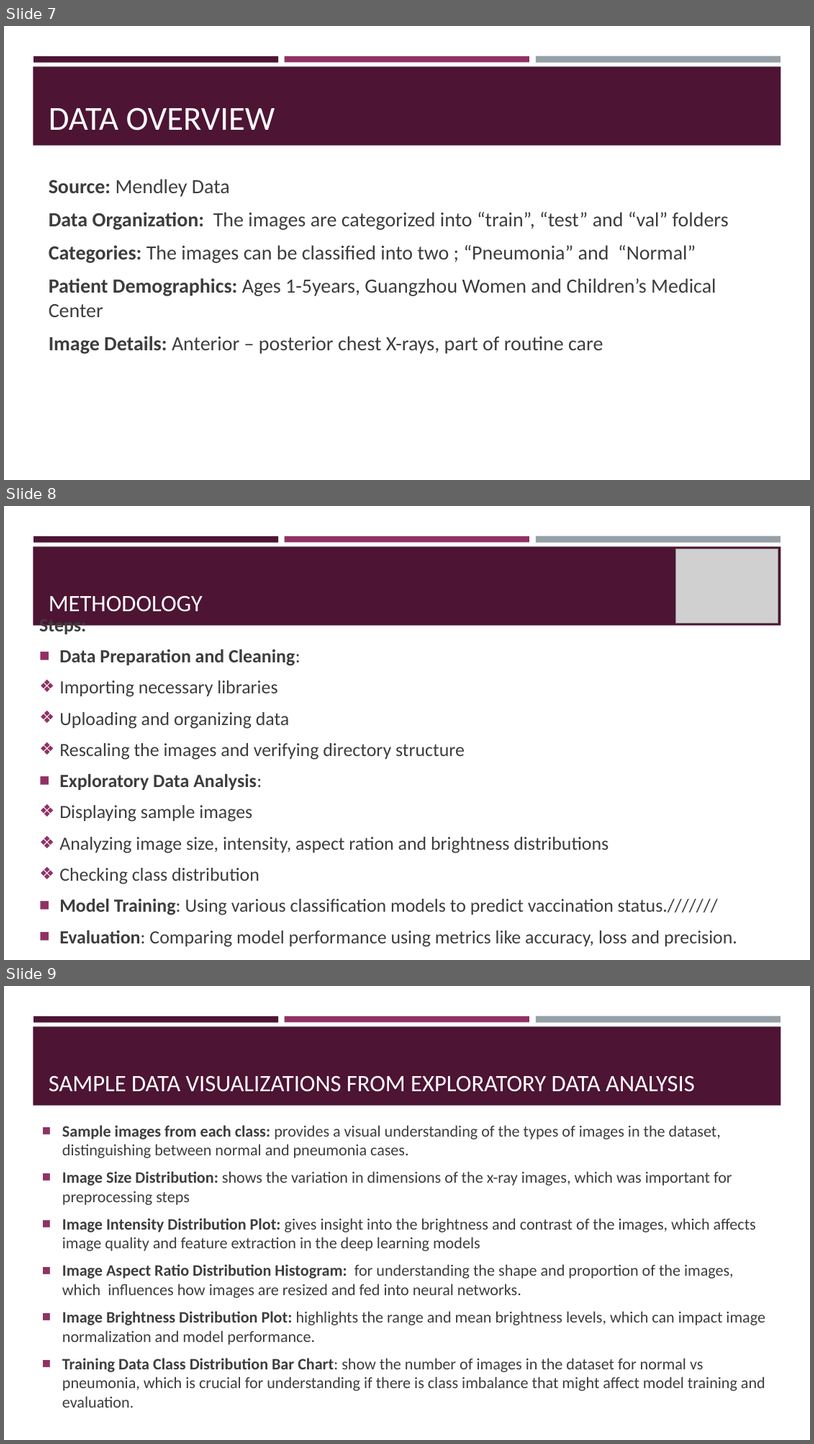
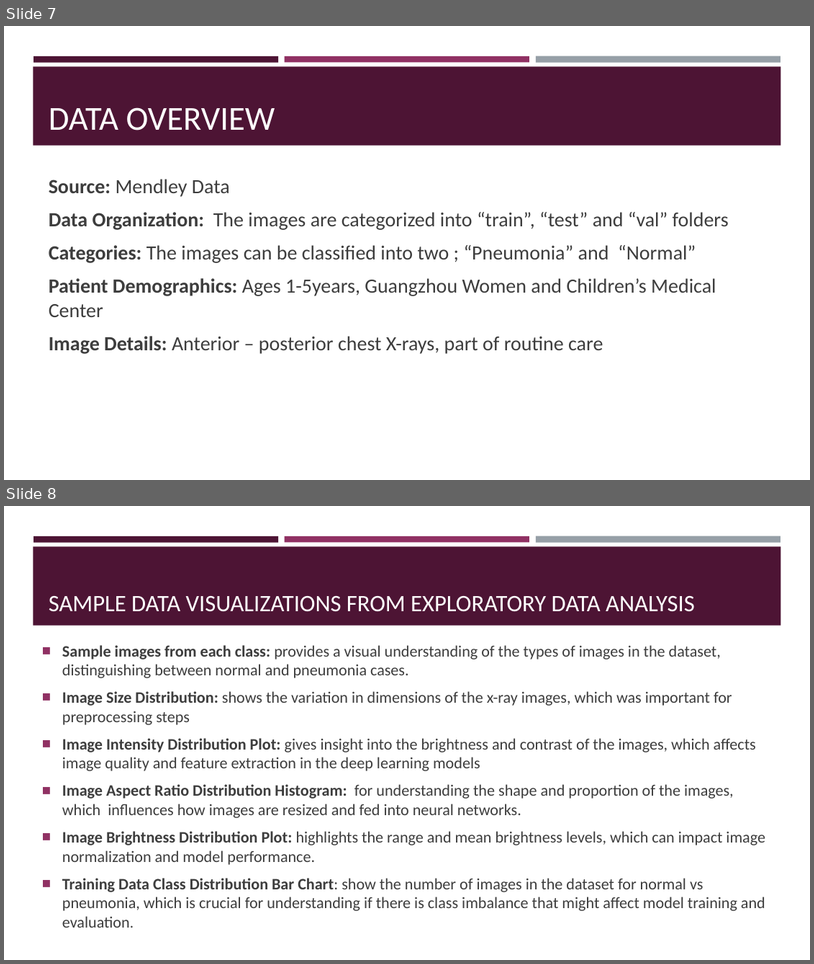
Before and after one commit to itsyourgirlnicky/Chest-Xray, a slide deck: IMAGE CLASSIFICATION OF X-RAY IMAGES FOR PNEUMONIA DETECTION.pptx. Shown one above the other, each under a label of ours: slides 7, 8 and 9 before the commit, slides 7 and 8 after it. The pictures are 814x1444 and 814x964 pixels, drawn with LibreOffice and Linux fonts; fonts in the diff are those of the drawing; grey boxes stand for pictures. Boxes give left, top, right and bottom in pixels: in the first picture for what was removed or moved away, otherwise in the second. Text is boxed around its words. In the diff, an @@ line names an element or a change of style, - is before the commit and + after.

```diff
--- a/IMAGE CLASSIFICATION OF X-RAY IMAGES FOR PNEUMONIA DETECTION.pptx
+++ b/IMAGE CLASSIFICATION OF X-RAY IMAGES FOR PNEUMONIA DETECTION.pptx
@@ slide 8 removed at (4,506,810,960), background #FFFFFF; not listed: 4 template elements that a slide beside it also shows @@
@@ picture removed at (676,549,778,623) @@
@@ title removed at (49,595,203,612) @@
-METHODOLOGY
@@ text removed at (59,649,738,947) @@
-Steps:
-■ Data Preparation and Cleaning:
-❖ Importing necessary libraries
-❖ Uploading and organizing data
-❖ Rescaling the images and verifying directory structure
-■ Exploratory Data Analysis:
-❖ Displaying sample images
-❖ Analyzing image size, intensity, aspect ration and brightness distributions
-❖ Checking class distribution
-■ Model Training: Using various classification models to predict vaccination status.///////
-■ Evaluation: Comparing model performance using metrics like accuracy, loss and precision.
@@ what was slide 9 is now slide 8 @@
```
Also in this commit, not shown: 1 slide changed, 1 other file.
